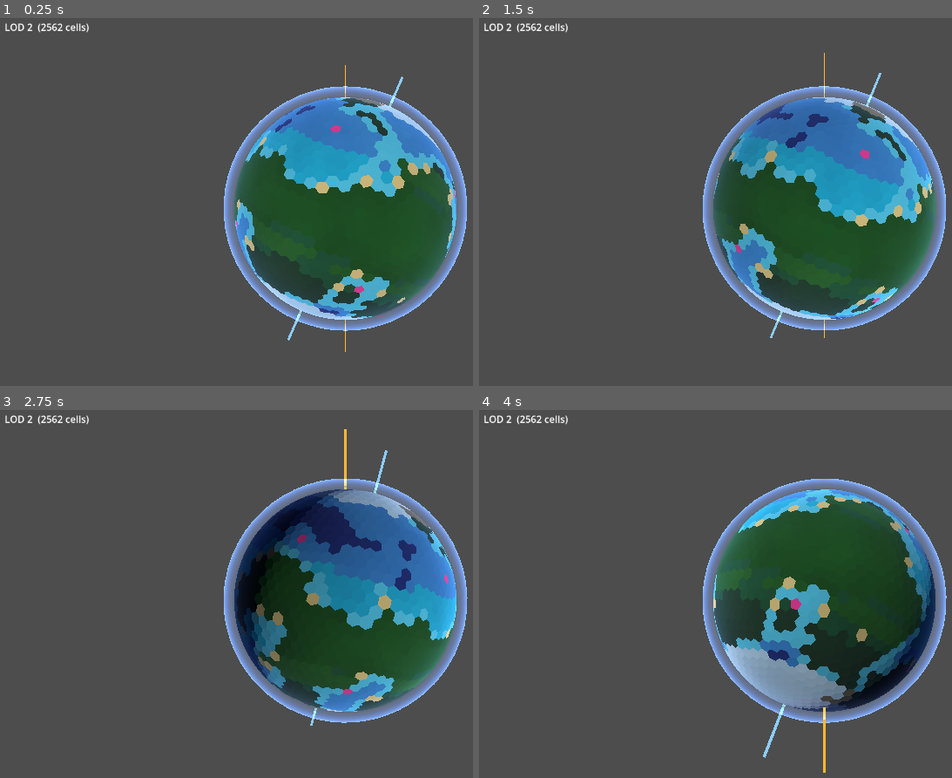
Above: before the commit, frames 1-4 (two rows, left to right).
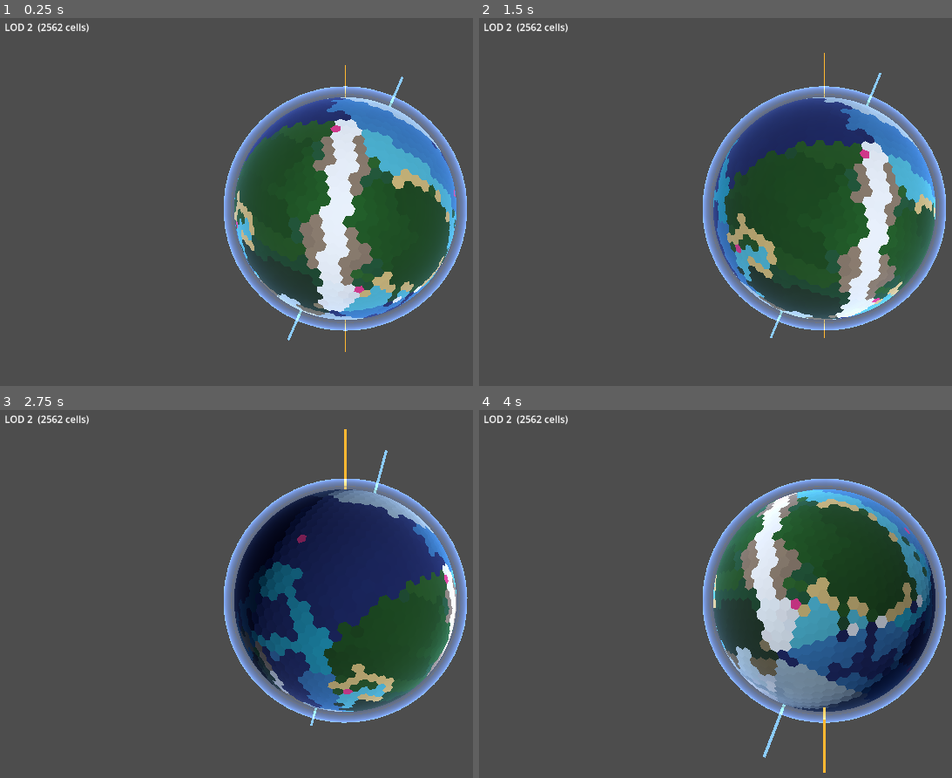
Above: after the commit, the same moments.

Repository: Halfwhit/hex-planet-gen
Game: Godot game, scene res://scenes/Main.tscn
Same seed, same stepped clock (60 frames per second), same inputs: the game is played once before the commit and once after it.
Inputs (mouse positions are in pixels of both pictures, inside the frame that each line leads up to):
- Up to frame 1 (0.25 s): no input
- Up to frame 2 (1.5 s): tap Enter at 0.5 s; move the mouse to (outside the picture) at 0.52 s; tap E at 0.6 s; click (outside the picture) at 0.67 s; drag from (687, 227) to (791, 286) at 1.27 s
- Up to frame 3 (2.75 s): move the mouse to (416, 513) at 2.02 s; tap E at 2.1 s; click (416, 513) at 2.17 s
- Up to frame 4 (4 s): drag from (791, 678) to (616, 542) at 2.77 s; move the mouse to (outside the picture) at 3.52 s; tap E at 3.6 s; click (outside the picture) at 3.67 s

The runs differ from the first frame. In frame 1, 11% of the frame differs, in the area x 49-97%, y 21-82%; in frame 2, 12%; in frame 3, 14%, in the area x 49-97%, y 23-82%; in frame 4, 11%.

Commit message:
Add plate tectonics terrain generation
Replace pure noise height sampling with a Voronoi plate simulation:
- N plates (default 12) are seeded randomly on the sphere, each assigned
  as oceanic (base −0.38) or continental (base +0.04).
- Plates have random drift vectors; convergent boundaries raise mountains
  or deepen trenches, divergent oceanic boundaries raise mid-ocean ridges.
- Boundary effects are propagated inward via BFS (12 hops, 0.72 decay)
  so mountain ranges taper smoothly away from collision zones.
- Detail noise (default strength 0.15) adds coastline roughness and
  interior texture on top of the tectonic base.
- Sea level is derived from the actual tectonic height distribution so
  ocean_fraction remains accurate for any seed or plate configuration.

Expose num_plates, oceanic_plate_fraction, mountain_height, and
detail_noise_strength as Inspector exports in Main.gd.

Co-Authored-By: Claude Sonnet 4.6 <noreply@anthropic.com>

Diff:
--- a/scripts/HexPlanet.gd
+++ b/scripts/HexPlanet.gd
@@ -43,10 +43,13 @@
 func generate(
 		ico: IcoSphere,
 		noise: FastNoiseLite,
-		p_land_threshold: float,
 		p_noise_scale: float,
+		p_ocean_fraction: float,
+		p_num_plates: int = 12,
+		p_oceanic_plate_fraction: float = 0.65,
+		p_mountain_height: float = 0.85,
+		p_detail_strength: float = 0.15,
 ) -> void:
-	land_threshold = p_land_threshold
 	noise_scale = p_noise_scale
 	cells = []
 
@@ -84,7 +87,20 @@
 		vertex_to_faces[f[1]].append(fi)
 		vertex_to_faces[f[2]].append(fi)
 
-	# Pass 1 — height, type, polygon (same as before).
+	# Tectonic pass — simulate plate interactions to derive per-cell heights.
+	# Sea level is then computed from the actual height distribution so that
+	# ocean_fraction is honoured regardless of seed or plate configuration.
+	var tectonic_h: Array[float] = _build_tectonic_heights(
+			ico, vertex_to_faces,
+			noise, p_noise_scale,
+			p_num_plates, p_oceanic_plate_fraction,
+			p_mountain_height, p_detail_strength)
+
+	var sorted_h: Array[float] = tectonic_h.duplicate()
+	sorted_h.sort()
+	land_threshold = sorted_h[clamp(int(sorted_h.size() * p_ocean_fraction), 0, sorted_h.size() - 1)]
+
+	# Pass 1 — height, type, polygon.
 	for vi: int in n_verts:
 		var pos: Vector3 = ico.vertices[vi]
 		var adj: Array = vertex_to_faces[vi]
@@ -94,8 +110,8 @@
 			pts.append(face_centroids[fi])
 
 		var polygon: PackedVector3Array = _sort_around(pos, pts)
-		var h: float = noise.get_noise_3dv(pos * p_noise_scale)
-		var terrain_type: int = LAND if h > p_land_threshold else OCEAN
+		var h: float = tectonic_h[vi]
+		var terrain_type: int = LAND if h > land_threshold else OCEAN
 
 		cells.append({
 			"position": pos,
@@ -126,7 +142,7 @@
 		# Altitude above sea level, normalised 0–1 over the land range.
 		var alt: float = 0.0
 		if type == LAND:
-			alt = clamp((h - p_land_threshold) / max(1.0 - p_land_threshold, 0.001), 0.0, 1.0)
+			alt = clamp((h - land_threshold) / max(1.0 - land_threshold, 0.001), 0.0, 1.0)
 
 		# ── Temperature ──────────────────────────────────────────────────────
 		# Driven by latitude (equator warm, poles cold) and altitude cooling.
@@ -174,11 +190,184 @@
 
 		# ── Biome classification ──────────────────────────────────────────────
 		var biome: int = _classify_biome(
-				type, h, temperature, moisture, near_ocean, p_land_threshold)
+				type, h, temperature, moisture, near_ocean, land_threshold)
 
 		cell["temperature"] = temperature
 		cell["moisture"] = moisture
 		cell["biome"] = biome
+
+
+## Simulate plate tectonics and return per-vertex heights.
+##
+## Algorithm:
+##   1. Scatter N plate seeds randomly on the sphere.
+##   2. Assign each vertex to its nearest seed (spherical Voronoi).
+##   3. Each plate gets a type (oceanic = low base, continental = high base)
+##      and a random drift vector (tangent to the sphere).
+##   4. At each plate boundary, compute the convergence of the two plates'
+##      drift vectors along the boundary normal:
+##        +conv → converging  (mountains / trenches)
+##        −conv → diverging   (mid-ocean ridges / rifts)
+##   5. Boundary effects are propagated inward via BFS with exponential decay
+##      so mountain ranges extend several cells from the collision zone.
+##   6. Detail noise is blended in for coastline roughness and interior texture.
+func _build_tectonic_heights(
+		ico: IcoSphere,
+		vertex_to_faces: Array[Array],
+		noise: FastNoiseLite,
+		p_noise_scale: float,
+		p_num_plates: int,
+		p_oceanic_plate_fraction: float,
+		p_mountain_height: float,
+		p_detail_strength: float,
+) -> Array[float]:
+	var n_verts: int = ico.vertices.size()
+	var n_faces: int = ico.faces.size()
+
+	var rng: RandomNumberGenerator = RandomNumberGenerator.new()
+	rng.seed = noise.seed
+
+	# ── 1. Plate seeds, types, and drift vectors ─────────────────────────────
+	var plate_seeds: PackedVector3Array
+	var plate_is_oceanic: Array[bool] = []
+	var plate_drifts: Array[Vector3] = []
+
+	for _i: int in p_num_plates:
+		# Uniform random point on sphere via rejection sampling.
+		var s: Vector3 = Vector3.ZERO
+		while s.length_squared() < 0.01 or s.length_squared() > 1.0:
+			s = Vector3(rng.randf_range(-1.0, 1.0),
+					rng.randf_range(-1.0, 1.0),
+					rng.randf_range(-1.0, 1.0))
+		s = s.normalized()
+		plate_seeds.append(s)
+		plate_is_oceanic.append(rng.randf() < p_oceanic_plate_fraction)
+		# Random drift: rotate one tangent direction around the sphere normal.
+		var ref_v: Vector3 = Vector3.UP if abs(s.y) < 0.9 else Vector3.RIGHT
+		var tan0: Vector3 = s.cross(ref_v).normalized()
+		var tan1: Vector3 = s.cross(tan0)
+		var ang: float = rng.randf() * TAU
+		var spd: float = rng.randf_range(0.3, 1.0)
+		plate_drifts.append((tan0 * cos(ang) + tan1 * sin(ang)) * spd)
+
+	# ── 2. Assign every vertex to its nearest plate ──────────────────────────
+	var cell_plate: Array[int] = []
+	cell_plate.resize(n_verts)
+	for vi: int in n_verts:
+		var pos: Vector3 = ico.vertices[vi]
+		var best: float = -1.0
+		var bp: int = 0
+		for pi: int in p_num_plates:
+			var d: float = pos.dot(plate_seeds[pi])
+			if d > best:
+				best = d
+				bp = pi
+		cell_plate[vi] = bp
+
+	# ── 3. Boundary convergence ──────────────────────────────────────────────
+	# For each boundary vertex, compute the height delta from tectonic
+	# interaction with the neighbouring plate.
+	var boundary_effect: Array[float] = []
+	boundary_effect.resize(n_verts)
+	var is_boundary: Array[bool] = []
+	is_boundary.resize(n_verts)
+	for i: int in n_verts:
+		boundary_effect[i] = 0.0
+		is_boundary[i] = false
+
+	for vi: int in n_verts:
+		var my_p: int = cell_plate[vi]
+		var my_oceanic: bool = plate_is_oceanic[my_p]
+		var my_drift: Vector3 = plate_drifts[my_p]
+		var pos: Vector3 = ico.vertices[vi]
+
+		for fi: int in (vertex_to_faces[vi] as Array):
+			for vj: int in (ico.faces[fi] as Array):
+				if vj == vi:
+					continue
+				var nb_p: int = cell_plate[vj]
+				if nb_p == my_p:
+					continue
+				is_boundary[vi] = true
+				var nb_oceanic: bool = plate_is_oceanic[nb_p]
+				var toward: Vector3 = (ico.vertices[vj] - pos).normalized()
+				# Positive convergence = plates moving toward each other.
+				var conv: float = (my_drift - plate_drifts[nb_p]).dot(toward)
+				var eff: float
+				if conv > 0.0:
+					if not my_oceanic:
+						# Continental collision (or arc on continental side) → high mountains.
+						eff = conv * p_mountain_height
+					elif not nb_oceanic:
+						# Oceanic subducting under continental → deep trench.
+						eff = -conv * 0.45
+					else:
+						# Oceanic-oceanic subduction → shallow trench with minor island arc.
+						eff = conv * 0.18
+				else:
+					if my_oceanic:
+						# Diverging oceanic plates → mid-ocean ridge.
+						eff = abs(conv) * 0.20
+					else:
+						# Diverging continental plates → rift valley (slight depression).
+						eff = conv * 0.05
+				if abs(eff) > abs(boundary_effect[vi]):
+					boundary_effect[vi] = eff
+
+	# ── 4. BFS: propagate boundary effects into plate interiors ─────────────
+	# Pre-compute vertex adjacency from the face list.
+	var adj: Array[Array] = []
+	adj.resize(n_verts)
+	for i: int in n_verts:
+		adj[i] = []
+	for fi: int in n_faces:
+		var f: Array = ico.faces[fi]
+		for k: int in 3:
+			var a: int = f[k]
+			var b: int = f[(k + 1) % 3]
+			if not (adj[a] as Array).has(b):
+				(adj[a] as Array).append(b)
+			if not (adj[b] as Array).has(a):
+				(adj[b] as Array).append(a)
+
+	# Each BFS hop attenuates the effect; mountains taper smoothly inland.
+	const DECAY: float = 0.72
+	const MAX_HOPS: int = 12
+
+	var propagated: Array[float] = boundary_effect.duplicate()
+	var visited: Array[bool] = is_boundary.duplicate()
+	var frontier: Array[int] = []
+	for vi: int in n_verts:
+		if is_boundary[vi]:
+			frontier.append(vi)
+
+	for _hop: int in MAX_HOPS:
+		if frontier.is_empty():
+			break
+		var next_frontier: Array[int] = []
+		for vi: int in frontier:
+			var d: float = propagated[vi] * DECAY
+			if abs(d) < 0.005:
+				continue
+			for vj: int in (adj[vi] as Array):
+				if visited[vj]:
+					continue
+				visited[vj] = true
+				propagated[vj] = d
+				next_frontier.append(vj)
+		frontier = next_frontier
+
+	# ── 5. Final heights: plate base + tectonic contribution + detail noise ──
+	const OCEAN_BASE: float = -0.38
+	const LAND_BASE: float = 0.04
+
+	var heights: Array[float] = []
+	heights.resize(n_verts)
+	for vi: int in n_verts:
+		var base: float = OCEAN_BASE if plate_is_oceanic[cell_plate[vi]] else LAND_BASE
+		var detail: float = noise.get_noise_3dv(ico.vertices[vi] * p_noise_scale) * p_detail_strength
+		heights[vi] = clamp(base + propagated[vi] + detail, -1.0, 1.0)
+	return heights
 
 
 ## Classify a cell into one of the 17 BIOME_* constants.
--- a/scripts/Main.gd
+++ b/scripts/Main.gd
@@ -38,6 +38,16 @@
 ## Number of rings shown in the local map AND the minimum spacing between
 ## occupied cells — both are kept in sync from this single value.
 @export_range(1, 5) var map_rings: int = 1
+
+@export_group("Tectonics")
+## Number of tectonic plates to generate.
+@export_range(4, 32) var num_plates: int = 12
+## Fraction of plates that are oceanic (low-lying); the rest are continental.
+@export_range(0.0, 1.0) var oceanic_plate_fraction: float = 0.65
+## Height multiplier for continental collision mountains (higher = taller ranges).
+@export var mountain_height: float = 0.85
+## Strength of the detail noise blended on top of the tectonic base (0 = perfectly smooth plates).
+@export_range(0.0, 0.5) var detail_noise_strength: float = 0.15
 
 @export_group("Editor Preview")
 @export_tool_button("Generate Planet", "MeshInstance3D")
@@ -134,11 +144,11 @@
 		return
 
 	var noise: FastNoiseLite = _make_noise()
-	var sea_level: float = _compute_sea_level(noise)
 	var ico: IcoSphere = IcoSphere.new()
 	ico.generate(editor_preview_subdivisions)
 	var planet: HexPlanet = HexPlanet.new()
-	planet.generate(ico, noise, sea_level, noise_scale)
+	planet.generate(ico, noise, noise_scale, ocean_fraction,
+			num_plates, oceanic_plate_fraction, mountain_height, detail_noise_strength)
 	planet_mesh_instance.mesh = PlanetMesh.build(planet, planet_radius, debug_pentagons)
 
 	for child_name: String in ["HorizonMask", "Atmosphere", "RotationAxis", "TrueNorthAxis"]:
@@ -159,8 +169,6 @@
 
 func _generate_planet() -> void:
 	var noise: FastNoiseLite = _make_noise()
-	var sea_level: float = _compute_sea_level(noise)
-	_land_threshold = sea_level
 
 	_lod_meshes.clear()
 	_lod_cells.clear()
@@ -168,9 +176,12 @@
 		var ico: IcoSphere = IcoSphere.new()
 		ico.generate(sub)
 		var planet: HexPlanet = HexPlanet.new()
-		planet.generate(ico, noise, sea_level, noise_scale)
+		planet.generate(ico, noise, noise_scale, ocean_fraction,
+				num_plates, oceanic_plate_fraction, mountain_height, detail_noise_strength)
 		_lod_meshes.append(PlanetMesh.build(planet, planet_radius, debug_pentagons))
 		_lod_cells.append(planet.cells)
+		# Use the highest-LOD threshold for local-map rendering (most accurate).
+		_land_threshold = planet.land_threshold
 
 	_current_lod = -1  # force _set_lod(0) to apply unconditionally
 	_set_lod(0)
@@ -198,19 +209,6 @@
 	n.frequency = 0.5
 	n.fractal_octaves = 4
 	return n
-
-
-# Sample the noise at subdivision-3 resolution and return the height at the
-# ocean_fraction percentile — guarantees the target ocean coverage regardless
-# of seed or scale.
-func _compute_sea_level(noise: FastNoiseLite) -> float:
-	var probe: IcoSphere = IcoSphere.new()
-	probe.generate(3)
-	var heights: Array[float] = []
-	for v: Vector3 in probe.vertices:
-		heights.append(noise.get_noise_3dv(v * noise_scale))
-	heights.sort()
-	return heights[clamp(int(heights.size() * ocean_fraction), 0, heights.size() - 1)]
 
 
 func _make_sphere_layer(
